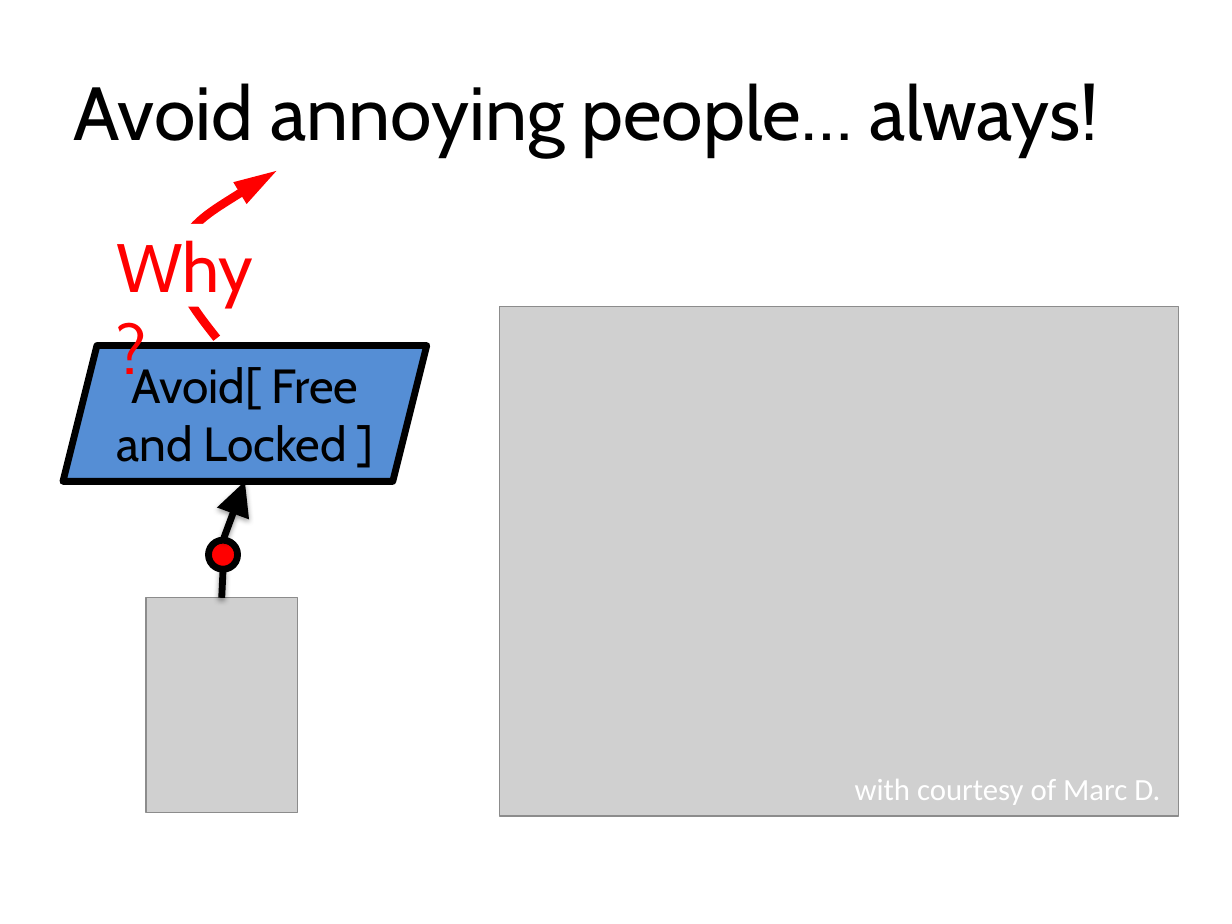
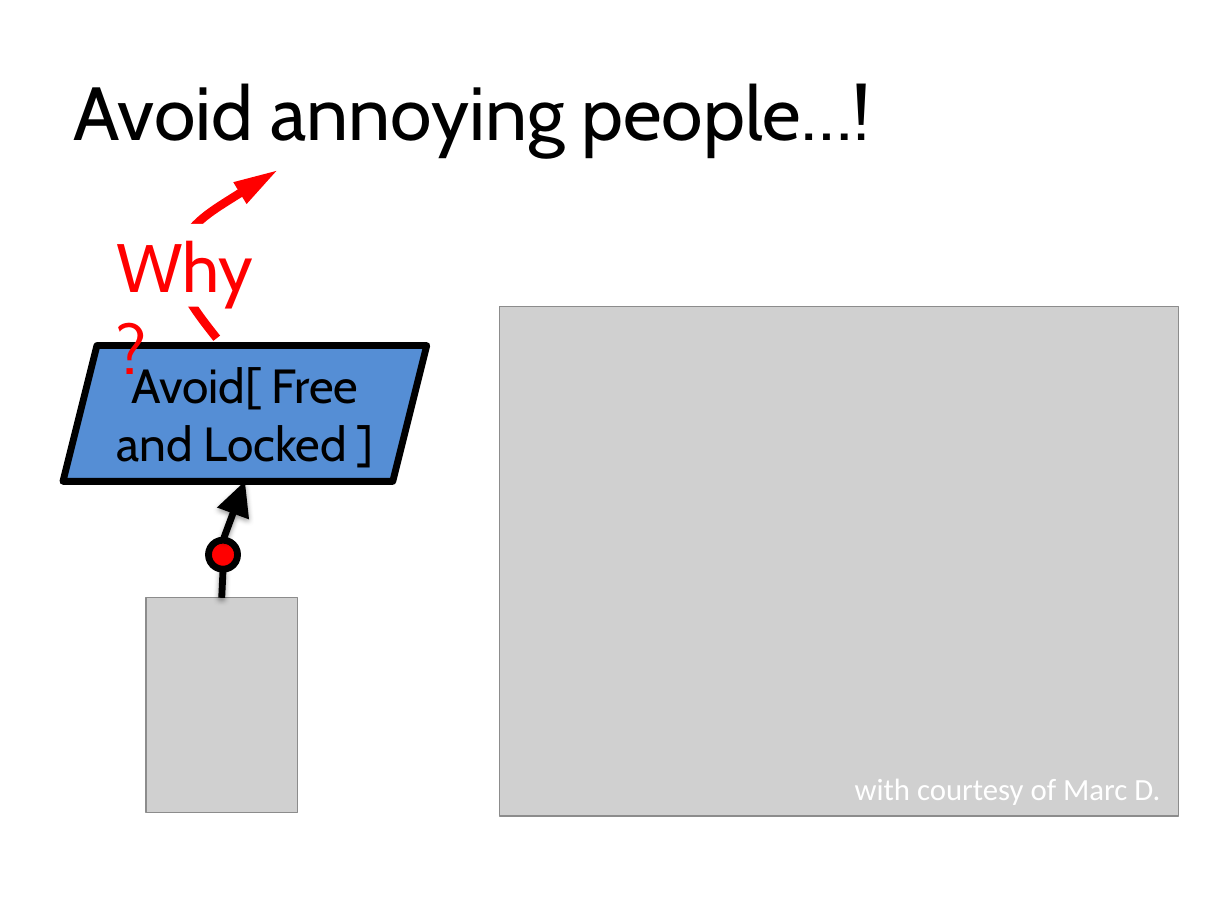
Before and after one commit to blambeau/phd, a slide deck: slide 34 of public-defense/slides.pptx. Drawn at 1232x924 pixels with LibreOffice and Linux fonts; fonts in the diff are those of the drawing; grey boxes stand for pictures. Boxes give left, top, right and bottom in pixels: in the first picture for what was removed or moved away, otherwise in the second. Text is boxed around its words. In the diff, an @@ line names an element or a change of style, - is before the commit and + after.

```diff
--- a/public-defense/slides.pptx
+++ b/public-defense/slides.pptx
@@ title at box(74, 83, 871, 155): text changed @@
-Avoid annoying people… always!
+Avoid annoying people…!
```
Also in this commit, not shown: 5 other slides changed, 2 slides added, 18 other files.
